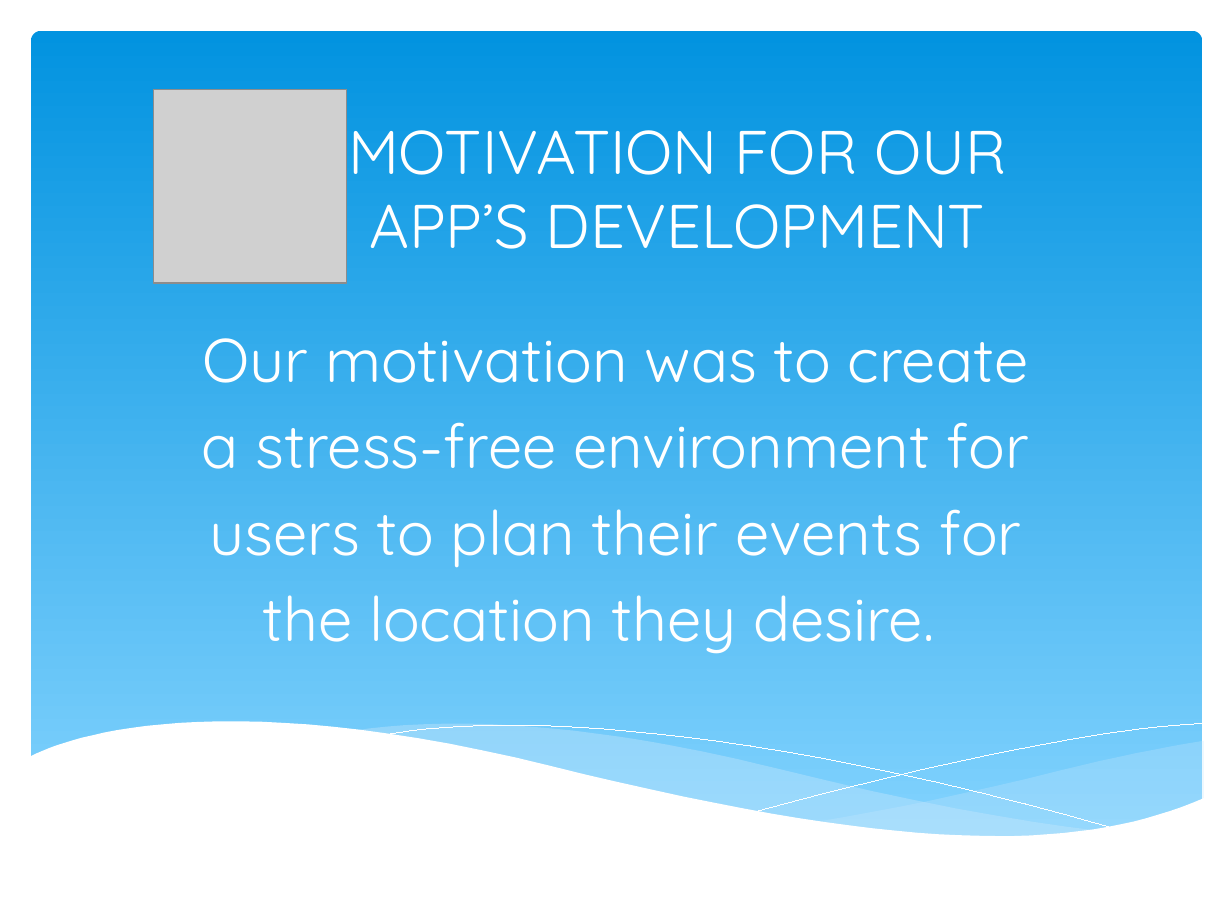
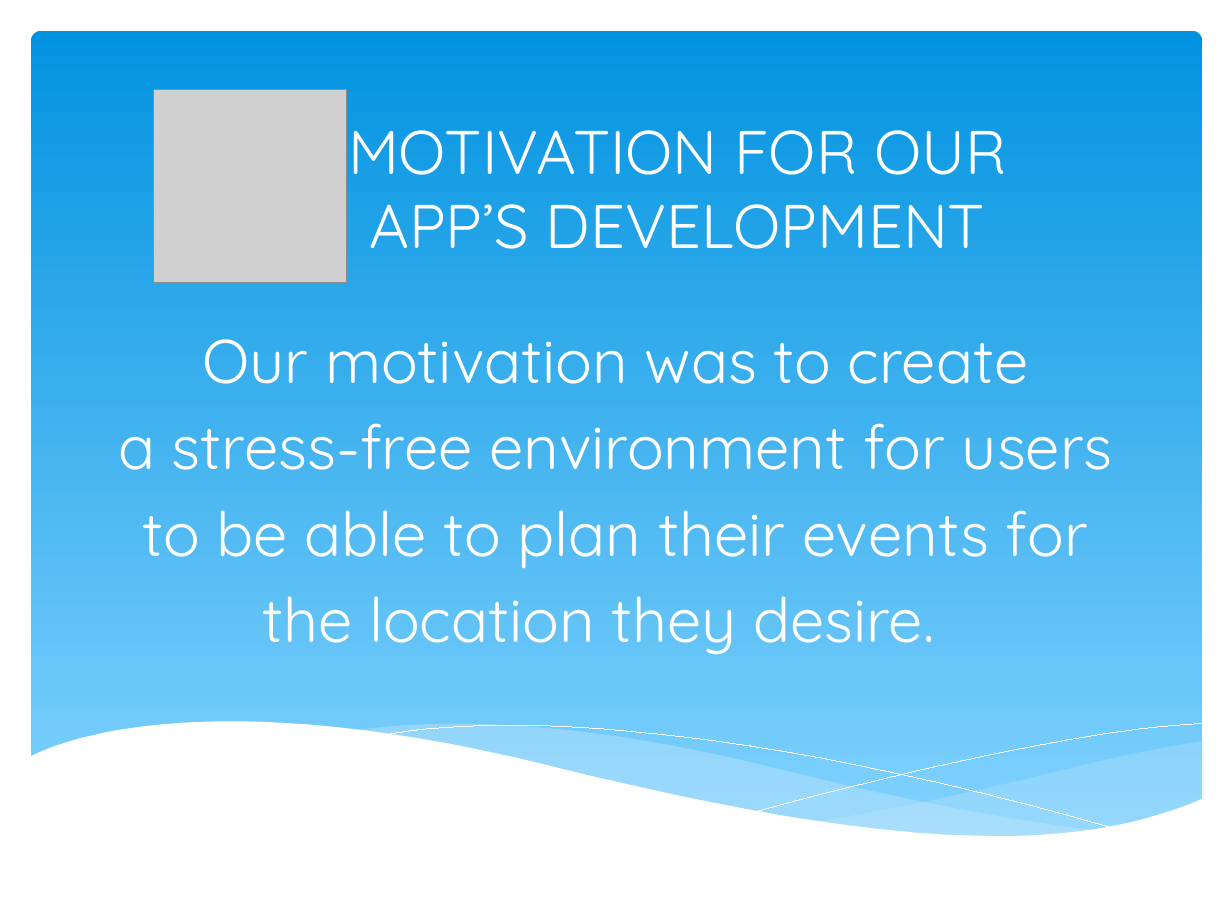
Before and after one commit to BradFabian/weatherEvent, a slide deck: slide 3 of presentation.pptx. Drawn at 1232x924 pixels with LibreOffice and Linux fonts; fonts in the diff are those of the drawing; grey boxes stand for pictures. Boxes give left, top, right and bottom in pixels: in the first picture for what was removed or moved away, otherwise in the second. Text is boxed around its words. In the diff, an @@ line names an element or a change of style, - is before the commit and + after.

```diff
--- a/presentation.pptx
+++ b/presentation.pptx
@@ subtitle at bbox=[118, 423, 1113, 569]: text changed @@
-a stress-free environment for
-users to plan their events for
+a stress-free environment for users
+to be able to plan their events for
```
Also in this commit, not shown: 1 other slide changed, 1 slide added, 1 other file.
